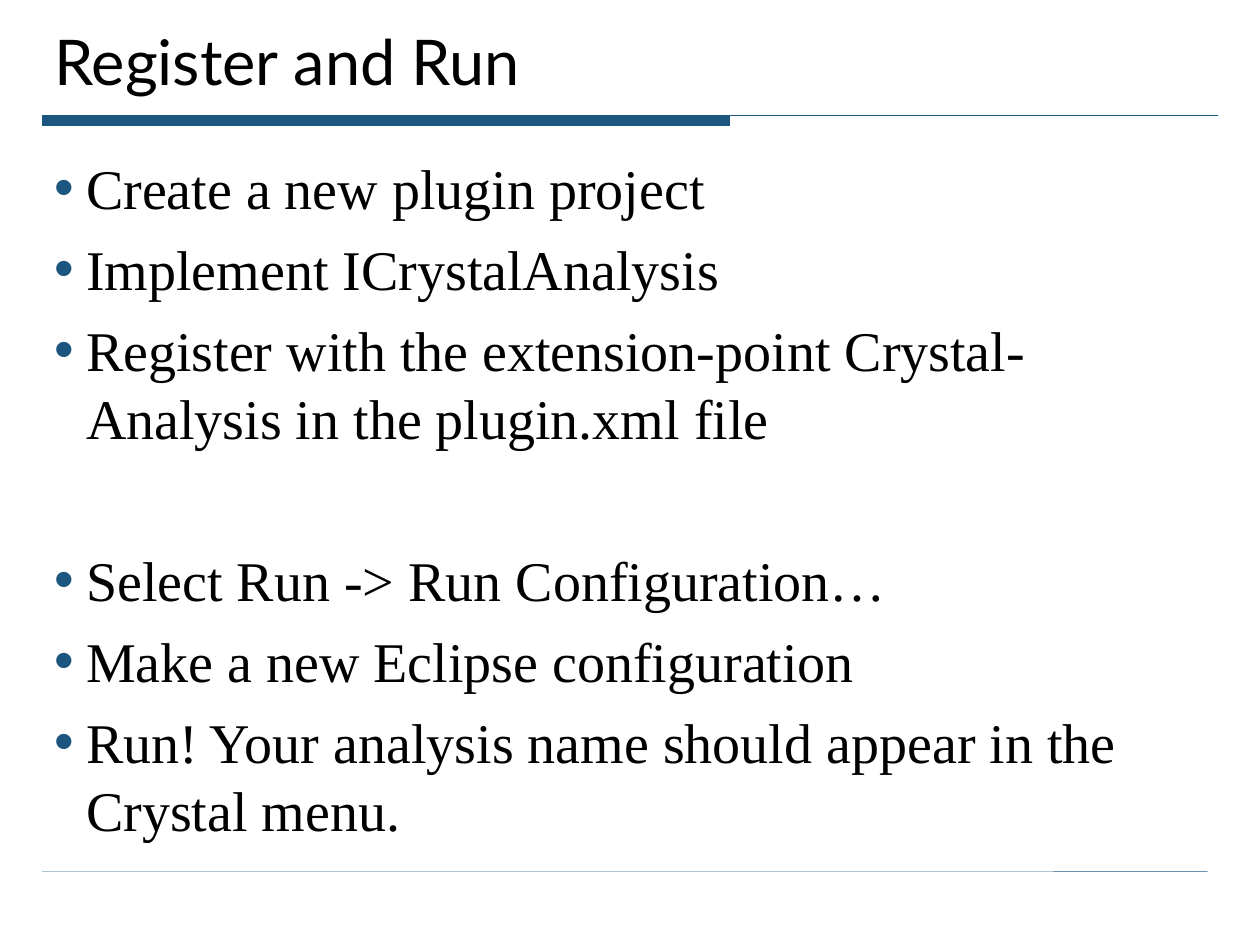
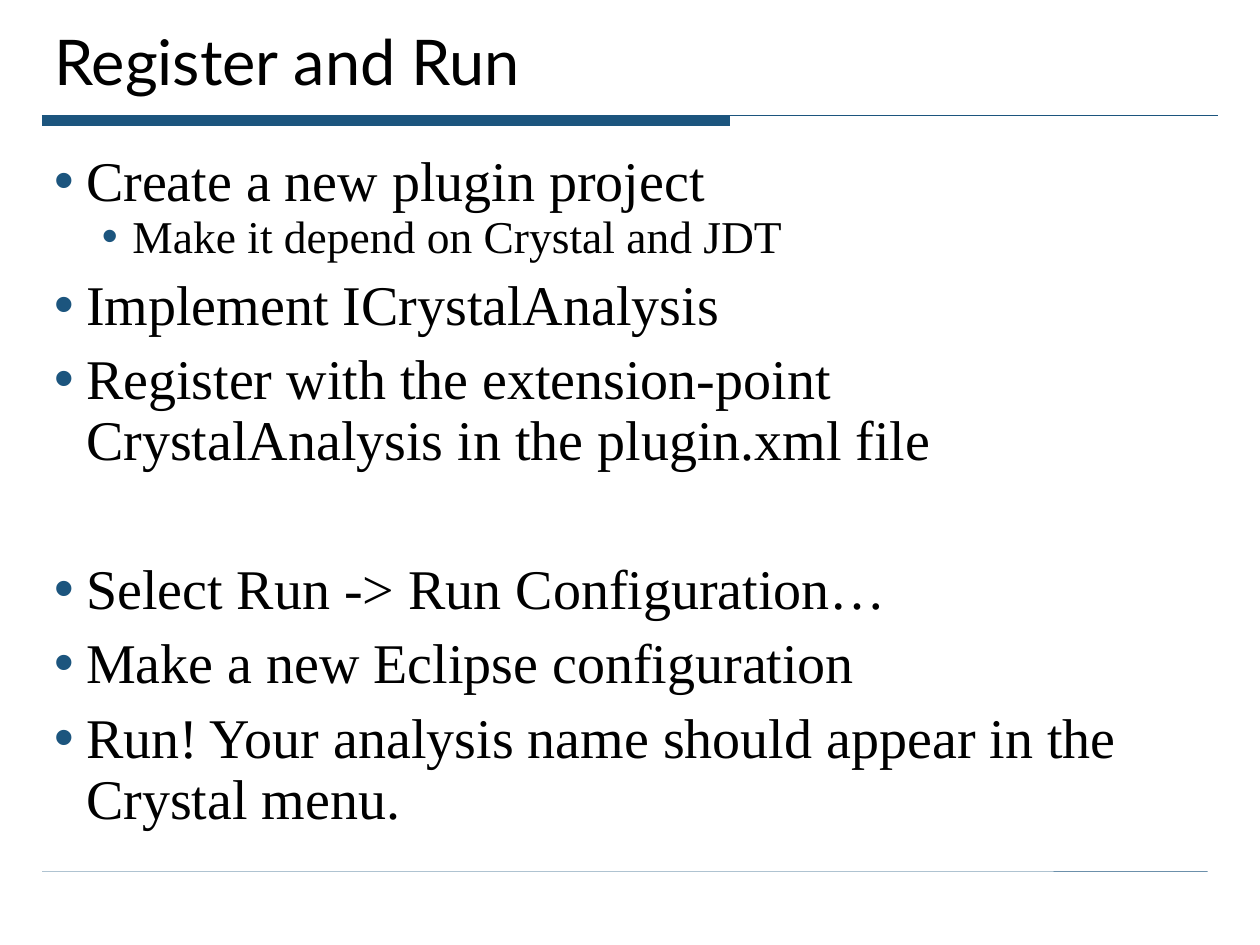
Before and after one commit to ciera/crystalsaf, a slide deck: slide 9 of TutorialExamples/CrystalTutorial.ppt (slide 10 before the commit). Drawn at 1260x945 pixels with LibreOffice and Linux fonts; fonts in the diff are those of the drawing. Boxes give left, top, right and bottom in pixels: in the first picture for what was removed or moved away, otherwise in the second. Text is boxed around its words. In the diff, an @@ line names an element or a change of style, - is before the commit and + after.

Commit message:
updated to match current version of crystal

```diff
--- a/TutorialExamples/CrystalTutorial.ppt
+++ b/TutorialExamples/CrystalTutorial.ppt
@@ text at (86, 162, 1115, 829): line spacing 1 to 0.9 @@
@@ text at (132, 221, 781, 262): paragraph added @@
+  • Make it depend on Crystal and JDT
@@ text at (86, 360, 930, 471): text changed @@
-• Register with the extension-point Crystal-Analysis in the plugin.xml file
+• Register with the extension-point CrystalAnalysis in the plugin.xml file
```
Also in this commit, not shown: 6 other slides changed, 16 slides added, 1 slide removed, 6 other files.
